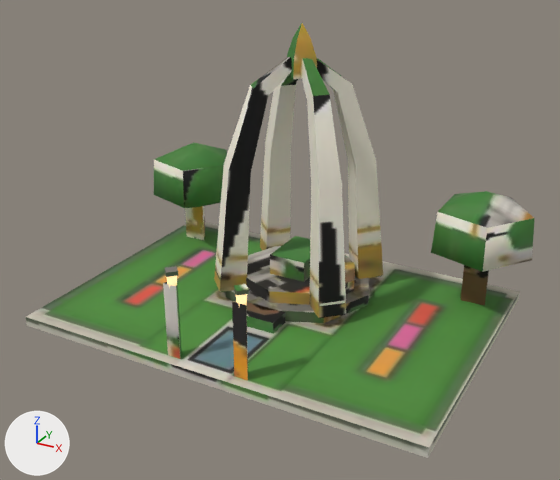
An edit to the glTF model nostalgia/assets3d/ntr_memorial.glb, drawn before and after from the same camera.
Rendered twice from a 50 mm lens placed at (32.5, -59.2, 37.4), pointed at (1.0, -1.9, 8.7). Arrows for +X, +Y and +Z are at lower left; the lights stay in place. The older version comes first. Vertices at exactly the same position are counted once.

Objects in the first picture: 'ntr_lamps', 'ntr_memorial_body'.
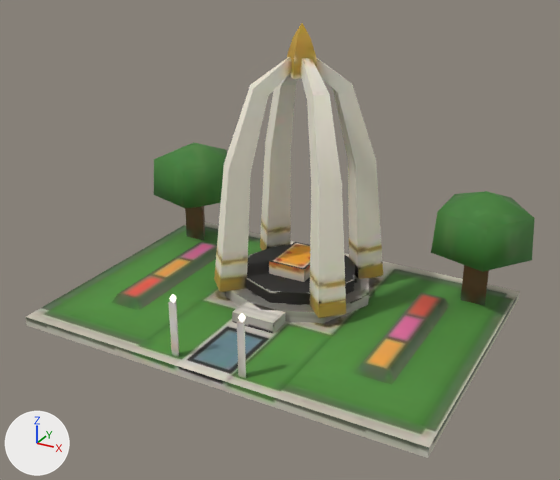
What differs and where, as boxes [x1, y1, x2, y2] in the pictures (560 x 480 px; the box of a moved part takes in the faces that stretch with it):
part 1 of me_ntr_lamps, moved or reshaped: before [166, 276, 177, 288]; after [169, 294, 176, 303]
part 2 of me_ntr_lamps, moved or reshaped: before [236, 294, 247, 306]; after [238, 313, 246, 322]
part 3 of me_ntr_memorial_body, moved or reshaped: before [270, 236, 310, 282]; after [269, 242, 310, 282]
part 4 of me_ntr_memorial_body, moved or reshaped: before [163, 281, 182, 359]; after [168, 301, 179, 357]
part 5 of me_ntr_memorial_body, moved or reshaped: before [232, 301, 248, 380]; after [237, 320, 246, 379]
part 6 of me_ntr_memorial_body, deleted: before [165, 266, 178, 277]
part 7 of me_ntr_memorial_body, deleted: before [234, 284, 249, 295]
part 8 of me_ntr_memorial_body, built on: [26, 222, 520, 458] in both
part 9 of me_ntr_memorial_body, surface changed: [154, 23, 535, 333] in both

The change in detail:
me_ntr_lamps is used by ob_ntr_lamps; location (0.0, 0.0, 0.0).
me_ntr_lamps had 24 vertices, 40 faces and spanned x -3.82..3.82, y -13.08..-12.12, z 7.65..8.85.
me_ntr_lamps now has 22 vertices, 36 faces and spans x -3.68..3.74, y -12.92..-12.28, z 6.15..7.0.
Part 1, on me_ntr_lamps:
12 vertices are removed from x -3.82..-2.98, y -13.08..-12.12, z 7.65..8.85.
20 faces are deleted.
11 vertices are added at x -3.68..-3.06, y -12.92..-12.28, z 6.15..7.0.
18 new faces join them.
Part 2, on me_ntr_lamps:
12 vertices are removed from x 2.98..3.82, y -13.08..-12.12, z 7.65..8.85.
20 faces are deleted.
11 vertices are added at x 3.12..3.74, y -12.92..-12.28, z 6.15..7.0.
18 new faces join them.
me_ntr_memorial_body is used by ob_ntr_memorial_body; location (0.0, 0.0, 0.0).
me_ntr_memorial_body had 230 vertices, 332 faces and spanned x -20.5..21.4, y -14.0..14.7, z 0.0..27.4.
me_ntr_memorial_body now has 234 vertices, 346 faces and spans x -20.5..21.4, y -14.0..14.7, z 0.0..27.4.
me_ntr_memorial_body part 3: the loose piece of 8 vertices spanning x -1.9..1.9, y 1.3..6.7, z 3.2..5.3 is scaled about its middle by (1.03, 1.02, 0.667), then moved by (0.0, 0.0, -0.4).
me_ntr_memorial_body part 4: the loose piece of 6 vertices spanning x -4.0..-2.8, y -13.0..-11.9, z 0.6..8.0 is scaled about its middle by (0.56, 0.56, 0.757), then moved by (0.0, -0.1, -0.9).
me_ntr_memorial_body part 5: the loose piece of 6 vertices spanning x 2.8..4.0, y -13.0..-11.9, z 0.6..8.0 is scaled about its middle by (0.56, 0.56, 0.757), then moved by (0.0, -0.1, -0.9).
me_ntr_memorial_body part 6: the loose piece of 8 vertices spanning x -4.1..-2.7, y -13.3..-11.9, z 8.9..9.2 is deleted.
me_ntr_memorial_body part 7: the loose piece of 8 vertices spanning x 2.7..4.1, y -13.3..-11.9, z 8.9..9.2 is deleted.
Part 8, on me_ntr_memorial_body:
10 faces are deleted.
20 vertices are added at x -14.7..14.7, y -14.0..14.0, z 0.0..1.9.
48 new faces join them.
me_ntr_memorial_body part 9: 254 kept faces spanning x -20.5..21.4, y -5.4..14.7, z 0.9..27.4 get new texture (UV) coordinates.
